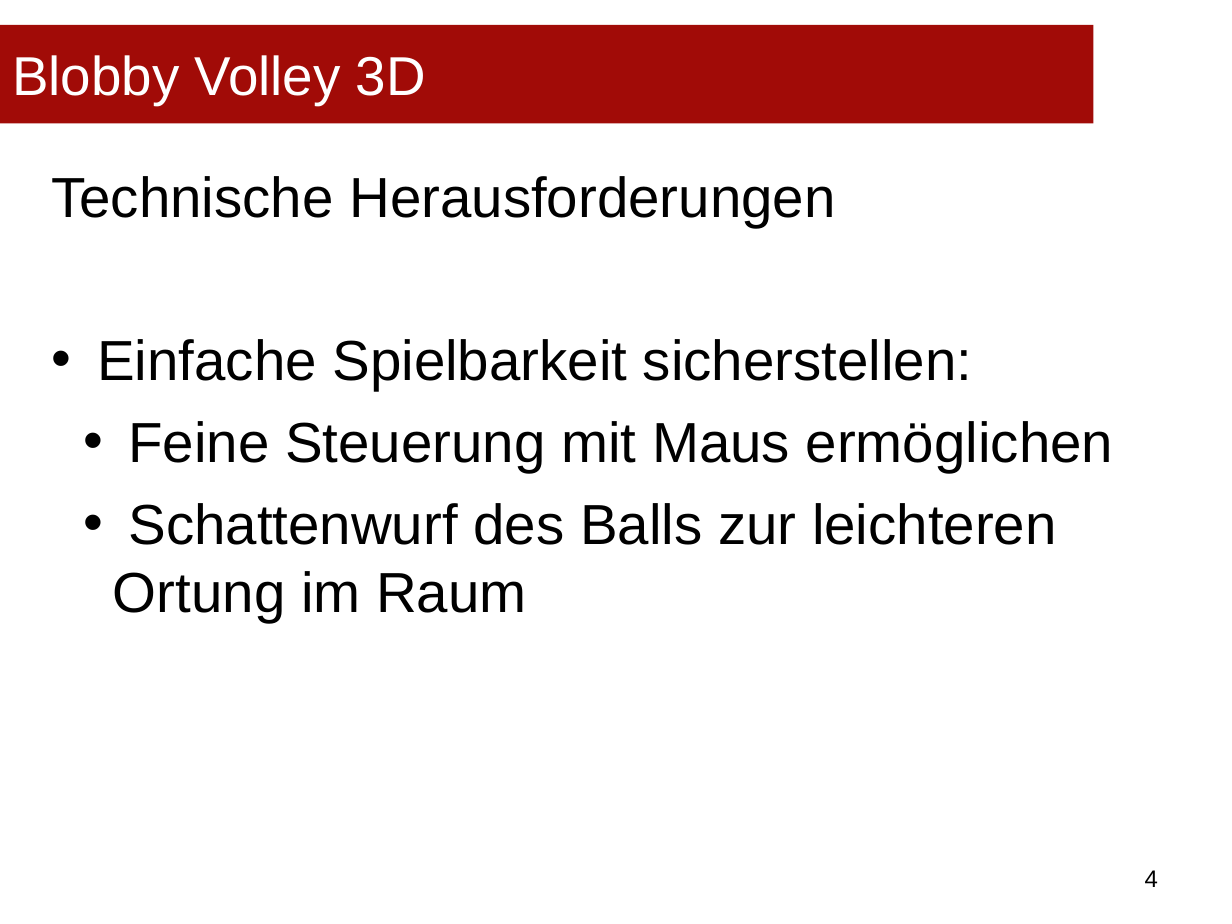
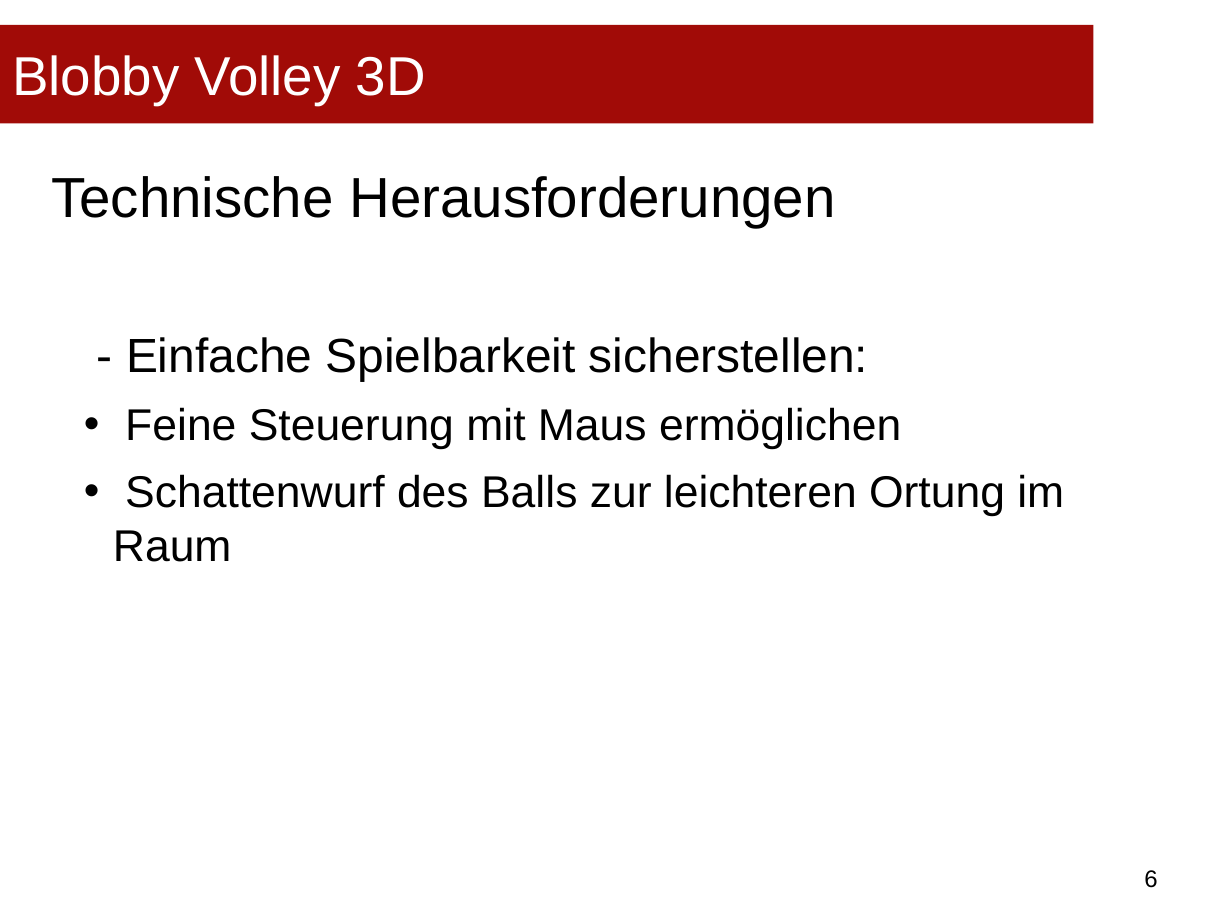
Before and after one commit to bwasty/blobby-volley-3d, a slide deck: slide 6 of Präsentationen/Slides-Konzeptpräsentation.ppt (slide 4 before the commit). Drawn at 1232x924 pixels with LibreOffice and Linux fonts; fonts in the diff are those of the drawing; background and template pictures are left out. Boxes give left, top, right and bottom in pixels: in the first picture for what was removed or moved away, otherwise in the second. Text is boxed around its words. In the diff, an @@ line names an element or a change of style, - is before the commit and + after.

```diff
--- a/Präsentationen/Slides-Konzeptpräsentation.ppt
+++ b/Präsentationen/Slides-Konzeptpräsentation.ppt
@@ text at (x1=51, y1=176, x2=1064, y2=562): size 33 to 26 pt in "Feine Steuerung mit Maus ermöglichen", "Schattenwurf des Balls zur leichteren Ortung im ..." @@
@@ text at (x1=126, y1=337, x2=868, y2=381): text changed; size 33 to 28 pt @@
-• Einfache Spielbarkeit sicherstellen:
+- Einfache Spielbarkeit sicherstellen:
@@ page number at (x1=1144, y1=870, x2=1157, y2=888): text changed @@
-4
+6
```
Also in this commit, not shown: 3 other slides changed, 2 slides added.
